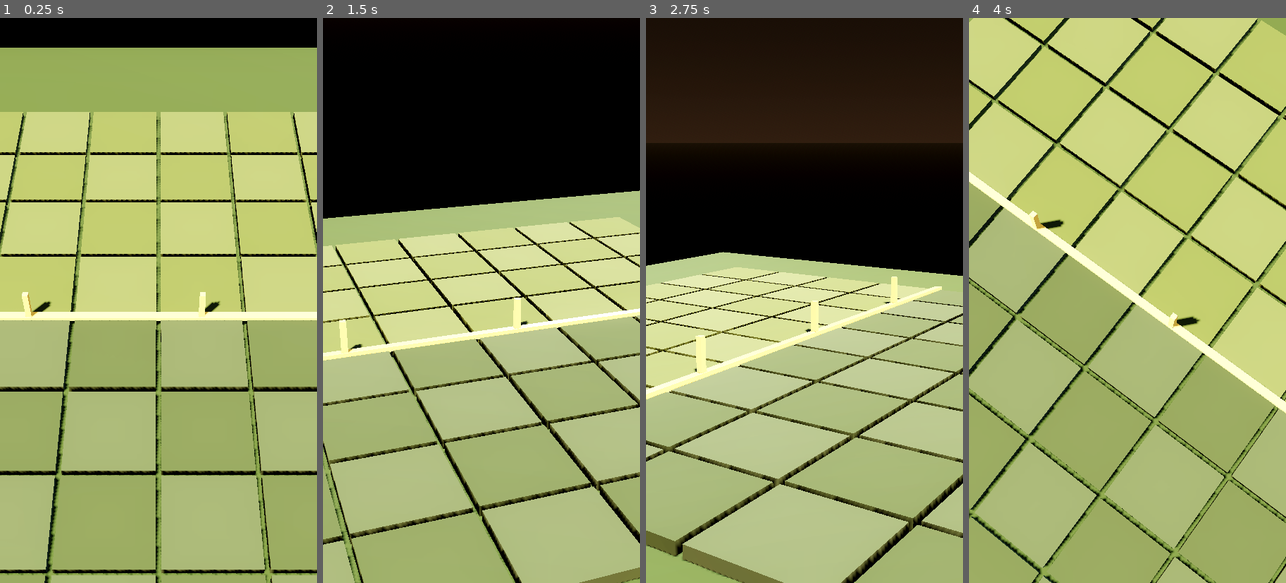
Above: before the commit, frames 1-4 (left to right).
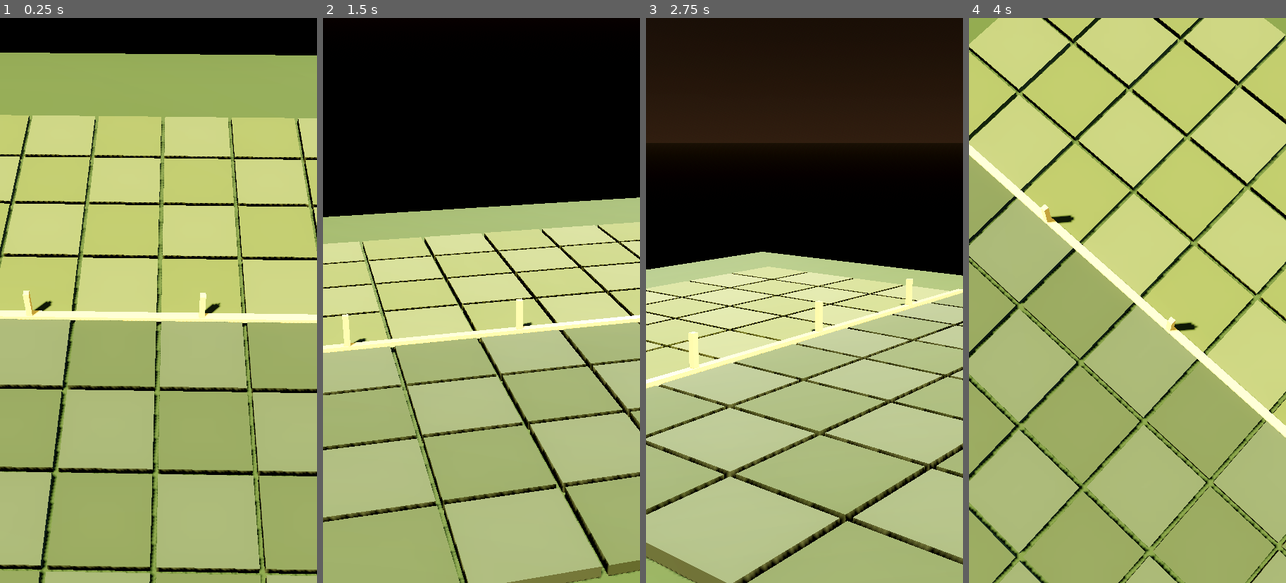
Above: after the commit, the same moments.

Repository: bugrayanik/limes
Game: Godot game, scene res://scenes/board.tscn
Same seed, same stepped clock (60 frames per second), same inputs: the game is played once before the commit and once after it.
Inputs (mouse positions are in pixels of both pictures, inside the frame that each line leads up to):
- Up to frame 1 (0.25 s): no input
- Up to frame 2 (1.5 s): move the mouse to (551, 272) at 0.52 s; click (551, 272) at 0.67 s; drag from (418, 328) to (465, 413) at 1.27 s
- Up to frame 3 (2.75 s): tap Enter at 2 s; move the mouse to (836, 176) at 2.02 s; click (836, 176) at 2.17 s
- Up to frame 4 (4 s): tap Space at 2.75 s; drag from (1111, 413) to (1032, 215) at 2.77 s; tap Enter at 3.5 s; move the mouse to (1222, 385) at 3.52 s; click (1222, 385) at 3.67 s

The runs differ from the first frame. In frame 1, 13% of the frame differs, in the area x 0-100%, y 5-100%; in frame 2, 14%; in frame 3, 14%; in frame 4, 21%, in the area x 0-100%, y 0-100%.
Error before the commit: Out of bounds get index '5' (on base: 'Array[Dictionary]') (res://scripts/board.gd:399)
Error after the commit: Out of bounds get index '5' (on base: 'Array[Dictionary]') (res://scripts/board.gd:425)

Commit message:
godot: cinematic polish — impact debris, auto-orbit camera, painted-varnish materials, idle sway

Diff:
--- a/godot/scripts/board.gd
+++ b/godot/scripts/board.gd
@@ -48,6 +48,7 @@
 var _cam_yaw := 0.0
 var _cam_pitch := 0.86
 var _cam_dist := 9.0
+var _auto_cam := true        # cinematic drift until the viewer takes control
 var _cam: Camera3D
 var _units: Array[Dictionary] = []
 
@@ -207,11 +208,15 @@
 	# material per unit so combat can flash its emission.
 	var mat := StandardMaterial3D.new()
 	mat.albedo_color = col
-	mat.roughness = 0.62
-	mat.metallic = 0.05
+	mat.roughness = 0.48
+	mat.metallic = 0.12
+	mat.metallic_specular = 0.6
 	mat.rim_enabled = true
-	mat.rim = 0.35
-	mat.rim_tint = 0.4
+	mat.rim = 0.5
+	mat.rim_tint = 0.35
+	mat.clearcoat_enabled = true              # subtle painted-varnish sheen
+	mat.clearcoat = 0.3
+	mat.clearcoat_roughness = 0.45
 	mat.emission_enabled = true
 	mat.emission = Color(1, 0.2, 0.12)
 	mat.emission_energy_multiplier = 0.0
@@ -309,9 +314,30 @@
 	tw.set_parallel(false)
 	tw.tween_callback(lbl.queue_free)
 
+func _spawn_impact(at: Vector3, col: Color) -> void:
+	# a quick burst of small debris that flies out, falls and fades
+	for i in 7:
+		var bit := MeshInstance3D.new()
+		var bm := BoxMesh.new(); bm.size = Vector3(0.05, 0.05, 0.05)
+		bit.mesh = bm
+		var m := _mat(col, 0.7, 0.1); m.emission_enabled = true; m.emission = col; m.emission_energy_multiplier = 0.6
+		m.transparency = BaseMaterial3D.TRANSPARENCY_ALPHA
+		bit.material_override = m
+		bit.position = at
+		add_child(bit)
+		var dir := Vector3(randf() - 0.5, randf() * 0.9 + 0.3, randf() - 0.5).normalized()
+		var land := at + dir * (0.35 + randf() * 0.3); land.y = at.y - 0.25
+		var tw := create_tween()
+		tw.set_parallel(true)
+		tw.tween_property(bit, "position", at + dir * 0.4 + Vector3(0, 0.3, 0), 0.18).set_ease(Tween.EASE_OUT)
+		tw.chain().tween_property(bit, "position", land, 0.32).set_trans(Tween.TRANS_QUAD).set_ease(Tween.EASE_IN)
+		tw.parallel().tween_property(m, "albedo_color:a", 0.0, 0.5)
+		tw.chain().tween_callback(bit.queue_free)
+
 func _hit(u: Dictionary, dmg: int) -> void:
 	if not u.alive: return
 	var mat: StandardMaterial3D = u.mat
+	_spawn_impact(_world_of(u) + Vector3(0, 0.5, 0), Color(1.0, 0.55, 0.2))
 	var ft := create_tween()
 	ft.tween_property(mat, "emission_energy_multiplier", 3.0, 0.05)
 	ft.tween_property(mat, "emission_energy_multiplier", 0.0, 0.25)
@@ -439,6 +465,7 @@
 # ---------- input: orbit + idle ----------
 func _unhandled_input(e: InputEvent) -> void:
 	if e is InputEventMouseMotion and Input.is_mouse_button_pressed(MOUSE_BUTTON_LEFT):
+		_auto_cam = false
 		_cam_yaw -= e.relative.x * 0.006
 		_cam_pitch = clamp(_cam_pitch - e.relative.y * 0.005, 0.2, 1.3)
 		_update_camera()
@@ -449,10 +476,18 @@
 var _t := 0.0
 func _process(delta: float) -> void:
 	_t += delta
-	# gentle idle bob per LIVING, non-busy unit (combat tweens drive busy ones)
+	# gentle idle bob + sway per LIVING, non-busy unit (combat tweens drive busy ones)
 	for u in _units:
 		if not u.alive or u.busy: continue
-		(u.holder as Node3D).position.y = sin(_t * 1.6 + u.phase) * 0.02
+		var holder: Node3D = u.holder
+		holder.position.y = sin(_t * 1.6 + u.phase) * 0.02
+		holder.rotation.z = sin(_t * 0.9 + u.phase) * 0.025          # subtle sway
+	# cinematic camera drift (slow orbit + breathing pitch/zoom) until dragged
+	if _auto_cam:
+		_cam_yaw += delta * 0.07
+		_cam_pitch = 0.84 + sin(_t * 0.23) * 0.07
+		_cam_dist = 9.0 + sin(_t * 0.17) * 0.7
+		_update_camera()
 
 func _capture_reel() -> void:
 	var dir := "/tmp/limes_reel"
Not shown, changed: art/limes_godot_battle.gif
